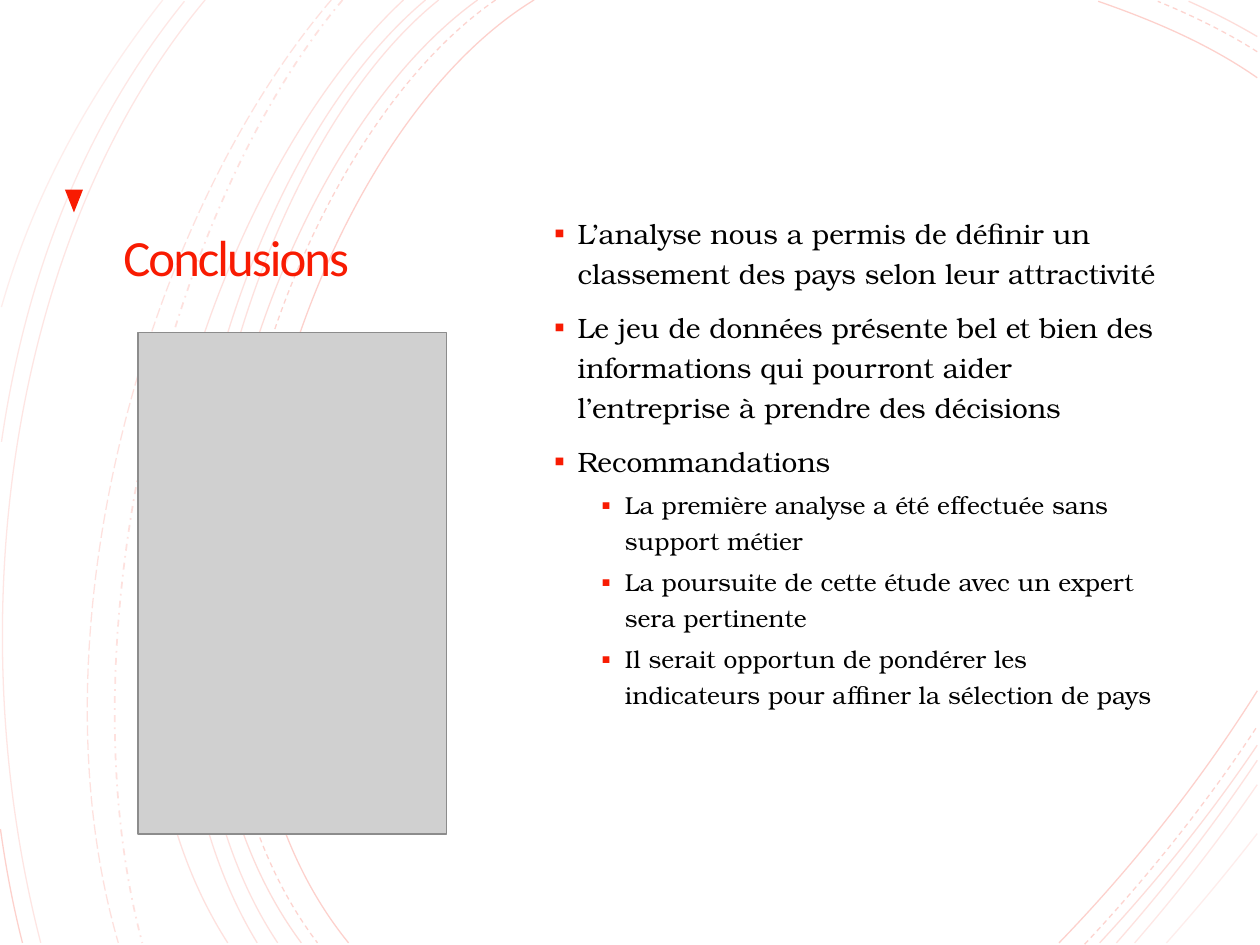
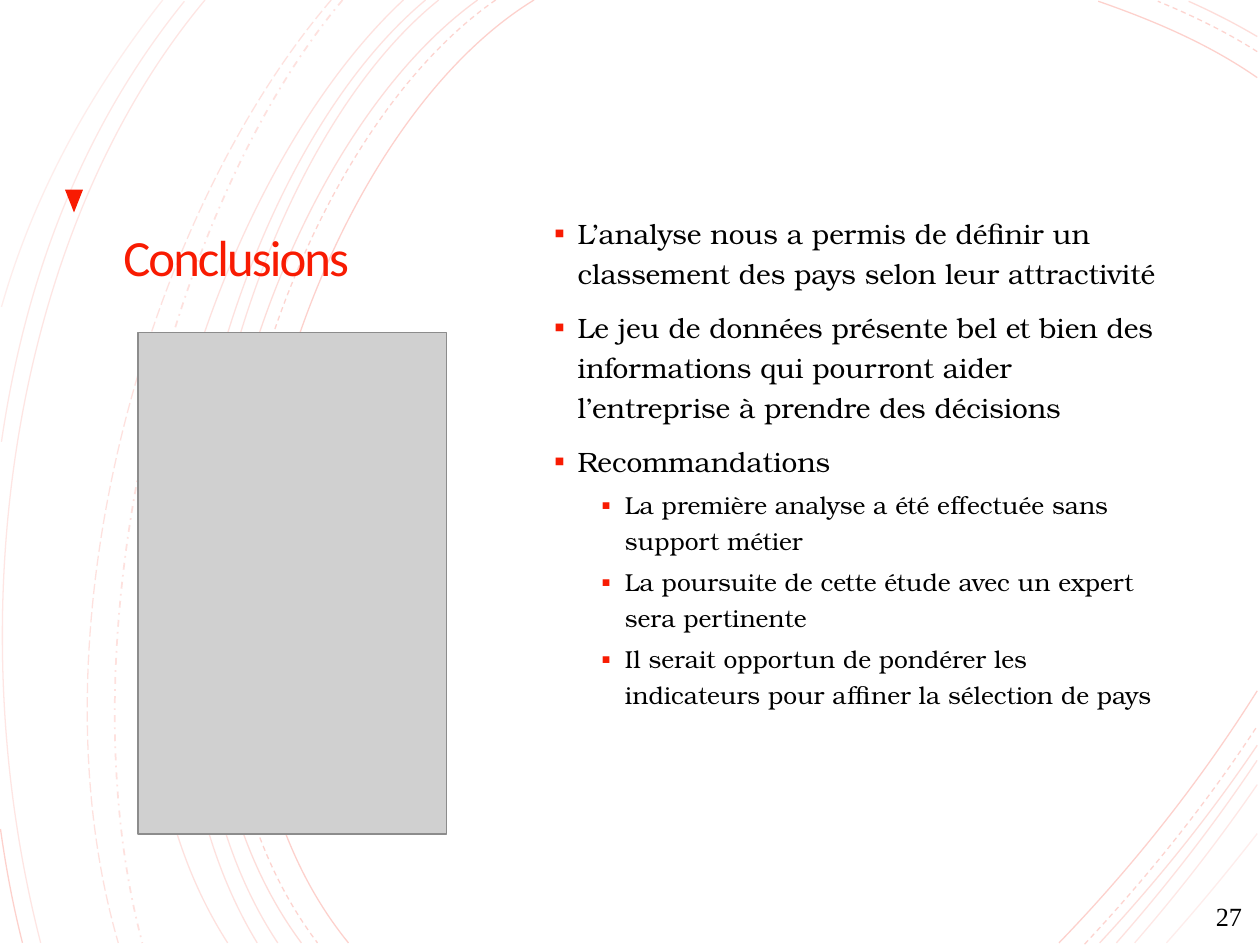
Before and after one commit to lalende/OpenClassRooms-Certification-Data-Scientist, a slide deck: slide 27 of Projet 2 - Analysez des données de systèmes éducatifs/Projet 2.pptx (slide 19 before the commit). Drawn at 1260x945 pixels with LibreOffice and Linux fonts; fonts in the diff are those of the drawing; grey boxes stand for pictures. Boxes give left, top, right and bottom in pixels: in the first picture for what was removed or moved away, otherwise in the second. Text is boxed around its words. In the diff, an @@ line names an element or a change of style, - is before the commit and + after.

```diff
--- a/Projet 2 - Analysez des données de systèmes éducatifs/Projet 2.pptx
+++ b/Projet 2 - Analysez des données de systèmes éducatifs/Projet 2.pptx
@@ outline redrawn in 3 elements at bbox=[1062, 769, 1259, 944], bbox=[1206, 898, 1259, 944], bbox=[1060, 690, 1257, 942] @@
@@ page number added at bbox=[1216, 908, 1242, 926], 15 pt, text #000000 @@
+27
```
Also in this commit, not shown: 18 other slides changed, 8 slides added, 4 other files.
